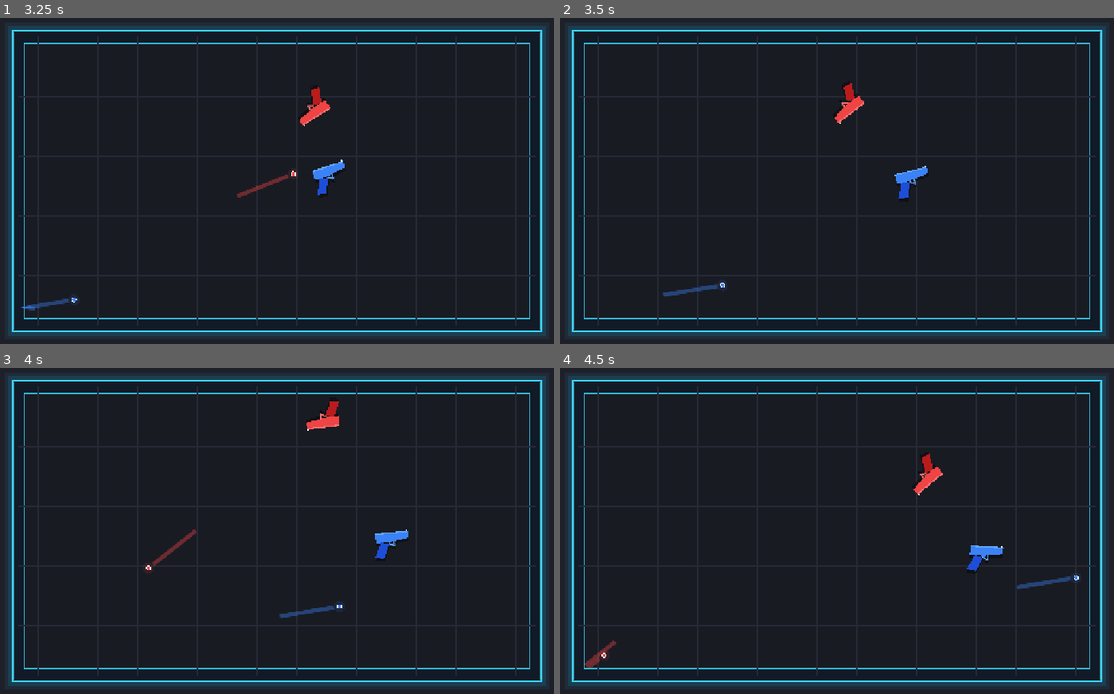
Above: before the commit, frames 1-4 (two rows, left to right).
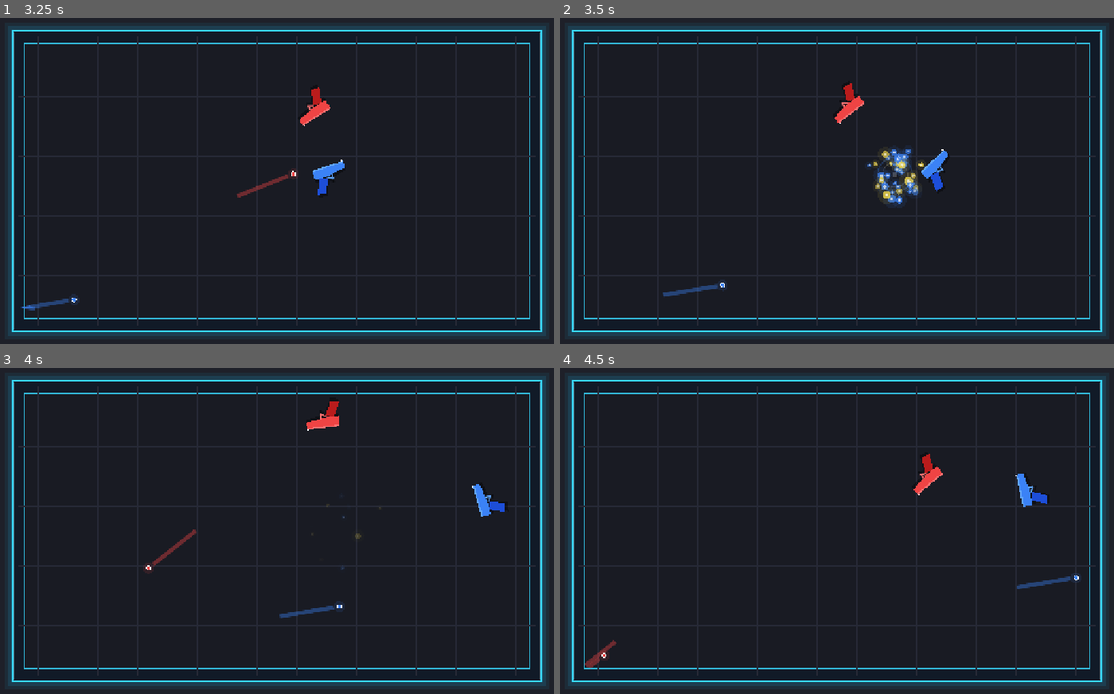
Above: after the commit, the same moments.

Repository: iamsaaddar/RecoilArena
Game: Godot game, scene res://scenes/main/Main.tscn
The game is run twice, just before and just after one commit, with the same random seed, the same clock (stepped at 60 frames per second) and the same inputs.
Inputs:
- Up to frame 1 (3.25 s): tap A (player_1_shoot) at 0.6, 2.1 s; hold Left 1.28-2.03 s; tap L (player_2_shoot) at 1.35, 2.85 s
- Up to frame 2 (3.5 s): no input
- Up to frame 3 (4 s): hold Left from 3.53 s (still down); tap A (player_1_shoot) at 3.6 s
- Up to frame 4 (4.5 s): keep holding Left; tap L (player_2_shoot) at 4.35 s

Frame 1 is identical in both runs. In frame 2, 1.2% of the frame differs, in the area x 55-70%, y 40-58%; in frame 3, 0.5%; in frame 4, 0.5%.

Commit message:
Add hit reactions and elimination effects
Track gun hits toward elimination, apply impact knockback and spin, and spawn a particle burst when bullets connect.

Diff:
--- /dev/null
+++ b/scenes/effects/HitSpark.tscn
@@ -0,0 +1,7 @@
+[gd_scene load_steps=2 format=3]
+
+[ext_resource type="Script" path="res://scripts/effects/HitSpark.gd" id="1_hit_spark"]
+
+[node name="HitSpark" type="Node2D"]
+z_index = 10
+script = ExtResource("1_hit_spark")
--- /dev/null
+++ b/scripts/effects/HitSpark.gd
@@ -0,0 +1,72 @@
+extends Node2D
+class_name HitSpark
+## Chunky radial hit burst inspired by the sample HTML's 40-particle explosion.
+
+@export var effect_color := Color("60a5fa")
+
+const PARTICLE_COUNT := 40
+const LIFETIME_MIN := 0.3
+const LIFETIME_MAX := 0.8
+const SPEED_MIN := 80.0
+const SPEED_MAX := 500.0
+
+var _particles: Array[Dictionary] = []
+var _elapsed := 0.0
+var _rng := RandomNumberGenerator.new()
+
+
+func _ready() -> void:
+	_rng.randomize()
+	for index in range(PARTICLE_COUNT):
+		var angle := _rng.randf_range(0.0, TAU)
+		var direction := Vector2.RIGHT.rotated(angle)
+		var speed := _rng.randf_range(SPEED_MIN, SPEED_MAX)
+		var particle_color := effect_color if _rng.randf() > 0.3 else Color("fde047")
+		var lifetime := _rng.randf_range(LIFETIME_MIN, LIFETIME_MAX)
+		_particles.append({
+			"position": Vector2.ZERO,
+			"velocity": direction * speed,
+			"size": _rng.randf_range(4.0, 10.0),
+			"lifetime": lifetime,
+			"age": 0.0,
+			"color": particle_color,
+		})
+
+
+func _process(delta: float) -> void:
+	_elapsed += delta
+	var has_live_particles := false
+	for particle in _particles:
+		if particle["age"] >= particle["lifetime"]:
+			continue
+		has_live_particles = true
+		particle["age"] += delta
+		particle["position"] += particle["velocity"] * delta
+		particle["velocity"] *= pow(0.92, delta * 60.0)
+	if not has_live_particles:
+		queue_free()
+		return
+	queue_redraw()
+
+
+func _draw() -> void:
+	var ring_progress := clampf(_elapsed / 0.24, 0.0, 1.0)
+	var ring_alpha := 1.0 - ring_progress
+	var ring_radius := lerpf(5.0, 48.0, ring_progress)
+	draw_circle(Vector2.ZERO, lerpf(12.0, 2.0, ring_progress), Color(1.0, 1.0, 1.0, ring_alpha * 0.65))
+	draw_arc(Vector2.ZERO, ring_radius, 0.0, TAU, 48, Color(effect_color, ring_alpha * 0.9), lerpf(5.0, 1.0, ring_progress), true)
+	draw_arc(Vector2.ZERO, ring_radius * 0.72, 0.0, TAU, 48, Color(1.0, 1.0, 1.0, ring_alpha * 0.55), 1.5, true)
+
+	for particle in _particles:
+		var age: float = particle["age"]
+		var lifetime: float = particle["lifetime"]
+		if age >= lifetime:
+			continue
+		var fade := 1.0 - age / lifetime
+		var radius: float = particle["size"] * (0.5 + 0.5 * fade)
+		var particle_position: Vector2 = particle["position"]
+		var particle_color: Color = particle["color"]
+		# Layered glow gives the burst the bright, explosive look of the HTML canvas.
+		draw_circle(particle_position, radius * 2.2, Color(particle_color, fade * 0.12))
+		draw_circle(particle_position, radius, Color(particle_color, fade))
+		draw_circle(particle_position, radius * 0.42, Color(1.0, 1.0, 1.0, fade * 0.9))
--- a/scripts/player/Gun.gd
+++ b/scripts/player/Gun.gd
@@ -3,6 +3,8 @@
 ## Custom-integrated gun motion copied from the HTML prototype's movement model.
 
 signal shot_requested(gun: ArenaGun, muzzle_position: Vector2, shot_direction: Vector2)
+signal hit_count_changed(gun: ArenaGun, hit_count: int, hits_to_eliminate: int)
+signal eliminated(gun: ArenaGun)
 
 @export var player_id: int = 1
 @export var fire_action: StringName = &"player_1_shoot"
@@ -13,7 +15,9 @@
 const AIR_DRAG := 0.995
 const ANGULAR_DRAG := 0.985
 const RECOIL_FORCE := 520.0
+const HIT_RECOIL_FORCE := 340.0
 const TORQUE_FORCE := 1.8
+const HITS_TO_ELIMINATE := 3
 const GUN_RADIUS := 28.0
 const WALL_RESTITUTION := 0.8
 const ARENA_MIN := Vector2(132.0, 82.0)
@@ -21,6 +25,8 @@
 const MUZZLE_OFFSET := Vector2(40.0, -10.0)
 
 var active_bullet: Node2D
+var hit_count := 0
+var is_eliminated := false
 var _velocity := Vector2.ZERO
 var _angular_velocity := 0.0
 var _base_spin := 0.8
@@ -41,7 +47,7 @@
 
 
 func _process(_delta: float) -> void:
-	if not fire_action.is_empty() and Input.is_action_just_pressed(fire_action):
+	if not is_eliminated and not fire_action.is_empty() and Input.is_action_just_pressed(fire_action):
 		_try_fire()
 
 
@@ -78,7 +84,7 @@
 
 
 func _try_fire() -> void:
-	if is_instance_valid(active_bullet):
+	if is_eliminated or is_instance_valid(active_bullet):
 		return
 	var shot_direction := Vector2.RIGHT.rotated(global_rotation)
 	var muzzle_position := to_global(MUZZLE_OFFSET)
@@ -86,6 +92,23 @@
 	var torque_direction := 1.0 if _rng.randf() > 0.5 else -1.0
 	_angular_velocity += TORQUE_FORCE * (1.2 + _rng.randf_range(0.0, 0.6)) * torque_direction
 	shot_requested.emit(self, muzzle_position, shot_direction)
+
+
+func receive_hit(impact_direction: Vector2) -> void:
+	if is_eliminated:
+		return
+	hit_count += 1
+	var knockback_direction := impact_direction.normalized()
+	if knockback_direction.is_zero_approx():
+		knockback_direction = Vector2.UP
+	_velocity += knockback_direction * HIT_RECOIL_FORCE
+	var torque_direction := -1.0 if _rng.randf() > 0.5 else 1.0
+	_angular_velocity += torque_direction * _rng.randf_range(3.0, 4.5)
+	hit_count_changed.emit(self, hit_count, HITS_TO_ELIMINATE)
+	print("Player %d: %d/%d hits" % [player_id, hit_count, HITS_TO_ELIMINATE])
+	if hit_count >= HITS_TO_ELIMINATE:
+		is_eliminated = true
+		eliminated.emit(self)
 
 
 func set_active_bullet(bullet: Node2D) -> void:
--- a/scripts/projectiles/Bullet.gd
+++ b/scripts/projectiles/Bullet.gd
@@ -3,7 +3,7 @@
 ## Fast energy projectile with deterministic wall reflections.
 
 signal finished(bullet: ArenaBullet, shooter: ArenaGun)
-signal target_hit(target: ArenaGun, shooter: ArenaGun)
+signal target_hit(target: ArenaGun, shooter: ArenaGun, impact_direction: Vector2, impact_position: Vector2)
 
 @export var speed := 720.0
 @export var max_bounces := 5
@@ -40,7 +40,7 @@
 	var collider := collision.get_collider()
 	if collider is ArenaGun:
 		if collider != shooter:
-			target_hit.emit(collider, shooter)
+			target_hit.emit(collider, shooter, velocity.normalized(), collision.get_position())
 			_finish()
 		return
 	if collider is StaticBody2D:
--- a/scripts/systems/Arena.gd
+++ b/scripts/systems/Arena.gd
@@ -17,6 +17,7 @@
 
 const GUN_SCENE := preload("res://scenes/player/Gun.tscn")
 const BULLET_SCENE := preload("res://scenes/projectiles/Bullet.tscn")
+const HIT_SPARK_SCENE := preload("res://scenes/effects/HitSpark.tscn")
 
 var _projectiles: Node2D
 
@@ -62,9 +63,27 @@
 		shooter.clear_active_bullet(bullet)
 
 
-func _on_bullet_hit(target: ArenaGun, shooter: ArenaGun) -> void:
+func _on_bullet_hit(
+	target: ArenaGun,
+	shooter: ArenaGun,
+	impact_direction: Vector2,
+	_impact_position: Vector2
+) -> void:
+	if not is_instance_valid(target) or not is_instance_valid(shooter):
+		return
+	target.receive_hit(impact_direction)
+	var spark := HIT_SPARK_SCENE.instantiate() as HitSpark
+	spark.effect_color = target.gun_color
+	# The reference prototype bursts particles from the gun's center, not the bullet tip.
+	spark.global_position = target.global_position
+	add_child(spark)
 	player_hit.emit(target, shooter)
-	print("Player %d hit by Player %d" % [target.player_id, shooter.player_id])
+	print("Player %d hit by Player %d (%d/%d)" % [
+		target.player_id,
+		shooter.player_id,
+		target.hit_count,
+		ArenaGun.HITS_TO_ELIMINATE
+	])
 
 
 func _draw() -> void:
Not shown, added: scripts/effects/HitSpark.gd.uid
